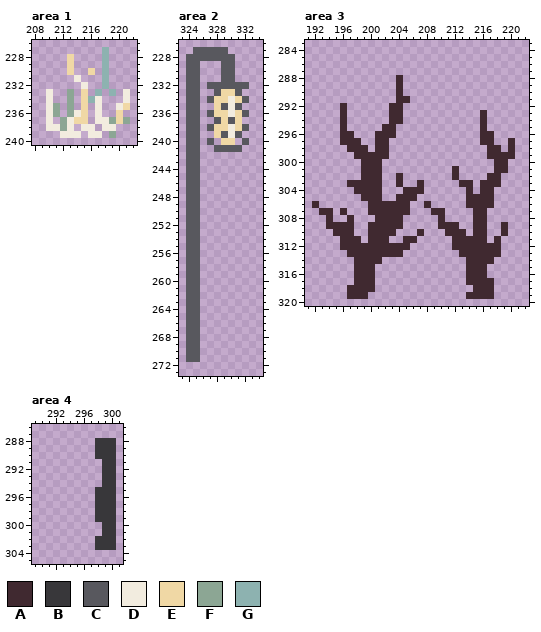
Edited in one commit: pixel-art file (Textures/ConceptArt/ConceptArt1.aseprite). That is the earlier state.
815x816 pixels, 1 frame. Colours within 5 levels of each other are drawn and written as one. Shown: area 1: x 208..222, y 226..240; area 2: x 323..334, y 226..273; area 3: x 191..222, y 283..320; area 4: x 289..301, y 286..305. The commit also changed other parts of the picture, which this record leaves out.
Palette (. is transparent): A #402930  B #38373a  C #58585e  D #f2ecdf  E #f0d8a5  F #8ca694  G #8db2b0
Pixels before, area 1, first column x 210:
227 ........G...
228 ...E....G...
229 ...E....G...
230 ...E..E.G...
231 ....D...G...
232 .....D..G...
233 D..F.E.G.G.D
234 D..F.EGD...D
235 DF.F.E.D..DE
236 DF.FDE.D..E.
237 D.FDEE.DDFEF
238 DDFD.DD.DD..
239 ..DDD.DD.F..
Pixels before, area 2, first column x 324:
227 .CCCCC...
228 CCCCCCC..
229 CC...CC..
230 CC...CC..
231 CC...CC..
232 CC.CCCCCC
233 CC..CEEC.
234 CC.CEEDEC
235 CC..ECDC.
236 CC.CEEDEC
237 CC..CECE.
238 CC.CEEDEC
239 CC..ECDC.
240 CC.C.EE.C
241 CC..CCCC.
242 CC.......
243 CC.......
244 CC.......
245 CC.......
246 CC.......
247 CC.......
248 CC.......
249 CC.......
250 CC.......
251 CC.......
252 CC.......
253 CC.......
254 CC.......
255 CC.......
256 CC.......
257 CC.......
258 CC.......
259 CC.......
260 CC.......
261 CC.......
262 CC.......
263 CC.......
264 CC.......
265 CC.......
266 CC.......
267 CC.......
268 CC.......
269 CC.......
270 CC.......
271 CC.......
Pixels before, area 3, first column x 192:
288 ............A................
289 ............A................
290 ............A................
291 ............AA...............
292 ....A......AA................
293 ....A......AA...........A....
294 ....A......AA...........A....
295 ....A.....AA............A....
296 ....AA...AAA............AA...
297 ....AAA..AA.............AA..A
298 .....AAA.AA..............AA.A
299 ......AAAAA..............AAAA
300 .......AAA................AA.
301 .......AAA..........A.....AA.
302 .......AAA..A.......A....AA..
303 .....AAAAA..A..A.....AA.AAA..
304 ......AAAA...AAA......A.AA...
305 .......AAA..AAA.......AAAA...
306 A.......AAAAAA..A.....AAAA...
307 .AA.A...AAAAAA...AA....AA....
308 ..A..A...AAAA.....A....AA....
309 ..AAAA..AAAAA.....AAA..AA..A.
310 ...AAA..AAAA...A...AAA.AA..A.
311 ....AAA.AAA..AA.....AAAAA.A..
312 ....AAAAAAAAAA......AAAAAAA..
313 .....AAAAAAAA........AAAAAA..
314 ......AAAA............AAAA...
315 ......AAA.............AAA....
316 ......AAA.............AAA....
317 ......AAA.............AAAA...
318 .....AAAA..............AAA...
319 .....AAA..............AAAA...
Pixels before, area 4, first column x 298:
288 BBB
289 BBB
290 BBB
291 .BB
292 .BB
293 .BB
294 .BB
295 BBB
296 BBB
297 BBB
298 BBB
299 BBB
300 .BB
301 .BB
302 BBB
303 BBB
After:
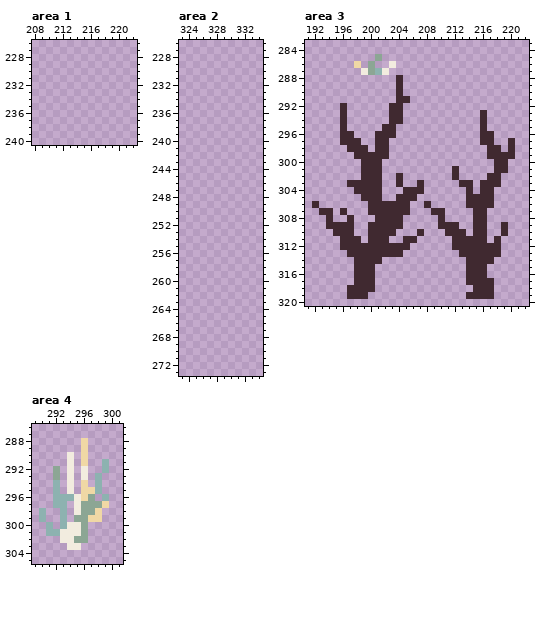
From old to new:
Area 1:
y 227: x 218 G -> .
y 228..229: x 213 E -> .; x 218 G -> .
y 230: x 213 E -> .; x 216 E -> .; x 218 G -> .
y 231: x 214 D -> .; x 218 G -> .
y 232: x 215 D -> .; x 218 G -> .
y 233: x 210 D -> .; x 213 F -> .; x 215 E -> .; x 217 G -> .; x 219 G -> .; x 221 D -> .
y 234: x 210 D -> .; x 213 F -> .; x 215..217 EGD -> ...; x 221 D -> .
y 235: x 210..211 DF -> ..; x 213 F -> .; x 215 E -> .; x 217 D -> .; x 220..221 DE -> ..
y 236: x 210..211 DF -> ..; x 213..215 FDE -> ...; x 217 D -> .; x 220 E -> .
y 237: x 210 D -> .; x 212..215 FDEE -> ....; x 217..221 DDFEF -> .....
y 238: x 210..213 DDFD -> ....; x 215..216 DD -> ..; x 218..219 DD -> ..
y 239: x 212..214 DDD -> ...; x 216..217 DD -> ..; x 219 F -> .
Area 2:
y 227: x 325..329 CCCCC -> .....
y 228: x 324..330 CCCCCCC -> .......
y 229..231: x 324..325 CC -> ..; x 329..330 CC -> ..
y 232: x 324..325 CC -> ..; x 327..332 CCCCCC -> ......
y 233: x 324..325 CC -> ..; x 328..331 CEEC -> ....
y 234: x 324..325 CC -> ..; x 327..332 CEEDEC -> ......
y 235: x 324..325 CC -> ..; x 328..331 ECDC -> ....
y 236: x 324..325 CC -> ..; x 327..332 CEEDEC -> ......
y 237: x 324..325 CC -> ..; x 328..331 CECE -> ....
y 238: x 324..325 CC -> ..; x 327..332 CEEDEC -> ......
y 239: x 324..325 CC -> ..; x 328..331 ECDC -> ....
y 240: x 324..325 CC -> ..; x 327 C -> .; x 329..330 EE -> ..; x 332 C -> .
y 241: x 324..325 CC -> ..; x 328..331 CCCC -> ....
y 242..271: x 324..325 CC -> ..
Area 3:
y 285: x 201 . -> F
y 286: x 198 . -> E; x 200 . -> F; x 203 . -> D
y 287: x 199..202 .... -> DFGD
Area 4:
y 288..289: x 296 . -> E; x 298..300 BBB -> ...
y 290: x 294 . -> D; x 296 . -> E; x 298..300 BBB -> ...
y 291: x 294 . -> D; x 296 . -> E; x 299..300 BB -> G.
y 292: x 292 . -> F; x 294 . -> D; x 296 . -> D; x 299..300 BB -> G.
y 293: x 292 . -> F; x 294 . -> D; x 296 . -> D; x 298..300 .BB -> G..
y 294: x 292 . -> G; x 294 . -> D; x 296 . -> E; x 298..300 .BB -> G..
y 295: x 292 . -> G; x 294 . -> D; x 296..300 ..BBB -> EEG..
y 296: x 292..300 ......BBB -> GGGDEF.G.
y 297: x 292..293 .. -> GG; x 295..300 ...BBB -> DFFFE.
y 298: x 290 . -> G; x 293 . -> G; x 295..300 ...BBB -> DFFE..
y 299: x 290 . -> G; x 293 . -> G; x 295..300 ...BBB -> FFEE..
y 300: x 291 . -> G; x 293..296 .... -> GDDF; x 299..300 BB -> ..
y 301: x 291..296 ...... -> GGDDDF; x 299..300 BB -> ..
y 302: x 293..296 .... -> DDFF; x 298..300 BBB -> ...
y 303: x 294..295 .. -> DD; x 298..300 BBB -> ...
